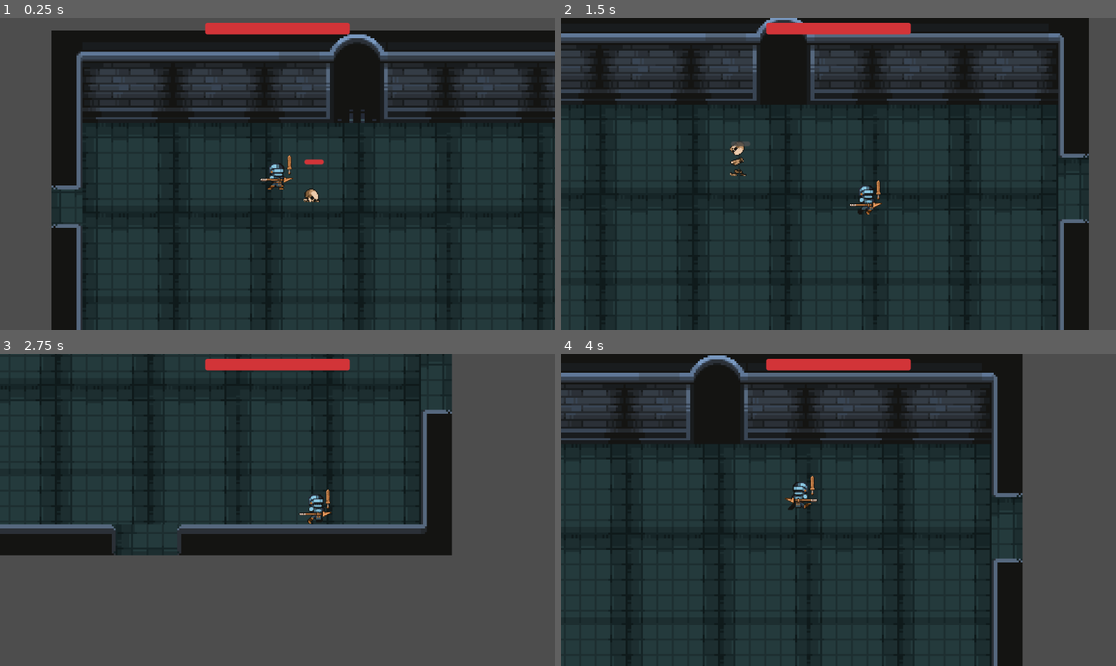
Above: before the commit, frames 1-4 (two rows, left to right).
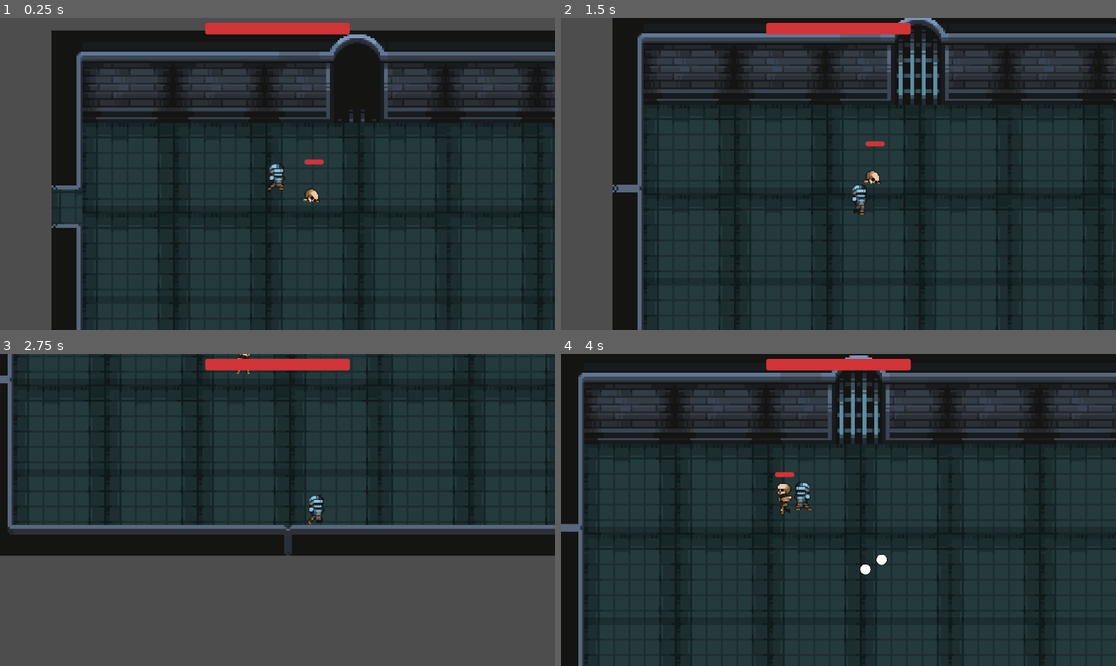
Above: after the commit, the same moments.

Repository: Robert-Riordan-UCD/GameDevJourney
Game: Godot game, scene res://debug_test_scene.tscn
Two runs of this game, one before a commit and one after it. Both use one fixed random seed, a clock stepped at 60 frames per second and the inputs below. This scene is started directly instead of the project's main scene.
Inputs (mouse positions are in pixels of both pictures, inside the frame that each line leads up to):
- Up to frame 1 (0.25 s): no input
- Up to frame 2 (1.5 s): move the mouse to (960, 158) at 0.52 s; press the mouse at (960, 158) at 0.53 s; hold D (player_right) 0.53-1.28 s; right-click (960, 158) at 0.8 s; move the mouse to (727, 189) at 1.27 s; release the mouse at (727, 189) at 1.28 s; hold S (player_down) from 1.28 s (still down); right-click (727, 189) at 1.35 s
- Up to frame 3 (2.75 s): click (166, 525) at 1.55 s; move the mouse to (333, 441) at 2.02 s; release S (player_down) at 2.03 s; hold D (player_right) from 2.03 s (still down); hold Space (player_dash) from 2.03 s (still down); right-click (333, 441) at 2.3 s
- Up to frame 4 (4 s): move the mouse to (810, 572) at 2.77 s; release D (player_right) at 2.78 s; release Space (player_dash) at 2.78 s; hold W (player_up) 2.78-3.53 s; click (810, 572) at 2.85 s; move the mouse to (1005, 556) at 3.52 s; hold A (player_left) from 3.53 s (still down); hold Right mouse button (player_pickup, bound only after the com… from 3.53 s (still down)

The runs differ from the first frame. In frame 1, less than 0.1% of the frame differs, in the area x 46-53%, y 43-53%; in frame 2, 32%; in frame 3, 19%; in frame 4, 34%, in the area x 0-100%, y 0-100%.
Error after the commit: Parse Error: Class "Weapon" hides a global script class. (res://Player/Weapons/weapon.gd:1)

Commit message:
Weapons are dropped at random when a player beats a room and the player can pick them up

Diff:
--- a/Rougelike_Bullethell_Dungeon_Crawler/Player/Weapons/Weapon.gd
+++ b/Rougelike_Bullethell_Dungeon_Crawler/Player/Weapons/Weapon.gd
@@ -1,15 +1,23 @@
 class_name Weapon
-extends Sprite2D
+extends Node2D
 
 @export var flipped:bool = false: set = _set_flipped
+@export var held:bool = false
 
 @onready var attacking:bool = false
-@onready var hit_box: HitBox = $HitBox
-@onready var collision_shape_2d: CollisionShape2D = $HitBox/CollisionShape2D
+@onready var hit_box:HitBox = $Sprite2D/HitBox
+@onready var collision_shape_2d: CollisionShape2D = $Sprite2D/HitBox/CollisionShape2D
+@onready var pickup_area:Area2D = $Sprite2D/HitBox/PickupArea
+@onready var sprite2d:Sprite2D = $Sprite2D
 
 func _input(event: InputEvent) -> void:
-	if event.is_action_pressed("player_main_hand"):
+	if held and event.is_action_pressed("player_main_hand"):
 		attack()
+
+	if event.is_action_pressed("player_pickup") and not held:
+		for body in pickup_area.get_overlapping_bodies():
+			if body is Player:
+				body.pickup(self)
 
 func attack() -> void:
 	if attacking: return
@@ -22,14 +30,28 @@
 func play_attack() -> void:
 	var tween:Tween = create_tween()
 	if flipped:
-		tween.tween_property(self, "rotation_degrees", -180, 0.2).set_ease(Tween.EASE_IN_OUT).set_trans(Tween.TRANS_QUAD)
-		tween.tween_property(self, "rotation_degrees", 0, 0.2).set_ease(Tween.EASE_IN_OUT).set_trans(Tween.TRANS_QUAD)
+		tween.tween_property(sprite2d, "rotation_degrees", -180, 0.2).set_ease(Tween.EASE_IN_OUT).set_trans(Tween.TRANS_QUAD)
+		tween.tween_property(sprite2d, "rotation_degrees", 0, 0.2).set_ease(Tween.EASE_IN_OUT).set_trans(Tween.TRANS_QUAD)
 	else:
-		tween.tween_property(self, "rotation_degrees", 180, 0.2).set_ease(Tween.EASE_IN_OUT).set_trans(Tween.TRANS_QUAD)
-		tween.tween_property(self, "rotation_degrees", 0, 0.2).set_ease(Tween.EASE_IN_OUT).set_trans(Tween.TRANS_QUAD)
+		tween.tween_property(sprite2d, "rotation_degrees", 180, 0.2).set_ease(Tween.EASE_IN_OUT).set_trans(Tween.TRANS_QUAD)
+		tween.tween_property(sprite2d, "rotation_degrees", 0, 0.2).set_ease(Tween.EASE_IN_OUT).set_trans(Tween.TRANS_QUAD)
 	await tween.finished
 
+func pickup(new_parent:Node) -> void:
+	if held: return
+	if get_parent(): get_parent().remove_child(self)
+	new_parent.add_child(self)
+	transform.origin = Vector2.ZERO
+	scale /= 2
+	held = true
+
+func drop() -> void:
+	if not held: return
+	queue_free()
+	#scale *= 2
+	#held = false
+
 func _set_flipped(f:bool) -> void:
-	position.x = -abs(position.x) if f else abs(position.x)
-	flip_h = f
+	sprite2d.position.x = -abs(sprite2d.position.x) if f else abs(sprite2d.position.x)
+	sprite2d.flip_h = f
 	flipped = f
--- a/Rougelike_Bullethell_Dungeon_Crawler/Player/Weapons/spear.gd
+++ b/Rougelike_Bullethell_Dungeon_Crawler/Player/Weapons/spear.gd
@@ -4,16 +4,16 @@
 
 func play_attack() -> void:
 	var tween:Tween = create_tween()
-	var y:float = position.y
+	var x_start:float = position.x
 	if flipped:
-		tween.tween_property(self, "position", Vector2(-stab_distance, y), 0.2).set_ease(Tween.EASE_IN_OUT).set_trans(Tween.TRANS_QUAD)
-		tween.tween_property(self, "position", Vector2(0, y), 0.2).set_ease(Tween.EASE_IN_OUT).set_trans(Tween.TRANS_QUAD)
+		tween.tween_property(sprite2d, "position:x", x_start-stab_distance, 0.2).set_ease(Tween.EASE_IN_OUT).set_trans(Tween.TRANS_QUAD)
+		tween.tween_property(sprite2d, "position:x", x_start, 0.2).set_ease(Tween.EASE_IN_OUT).set_trans(Tween.TRANS_QUAD)
 	else:
-		tween.tween_property(self, "position", Vector2(stab_distance, y), 0.2).set_ease(Tween.EASE_IN).set_trans(Tween.TRANS_EXPO)
-		tween.tween_property(self, "position", Vector2(0, y), 0.2).set_ease(Tween.EASE_IN_OUT).set_trans(Tween.TRANS_QUAD)
+		tween.tween_property(sprite2d, "position:x", x_start+stab_distance, 0.2).set_ease(Tween.EASE_IN).set_trans(Tween.TRANS_EXPO)
+		tween.tween_property(sprite2d, "position:x", x_start, 0.2).set_ease(Tween.EASE_IN_OUT).set_trans(Tween.TRANS_QUAD)
 	await tween.finished
 
 func _set_flipped(f:bool) -> void:
-	position.x = -abs(position.x) if f else abs(position.x)
-	flip_v = f
+	if sprite2d:
+		sprite2d.flip_v = f
 	flipped = f
--- a/Rougelike_Bullethell_Dungeon_Crawler/Player/Weapons/spear.tscn
+++ b/Rougelike_Bullethell_Dungeon_Crawler/Player/Weapons/spear.tscn
@@ -4,18 +4,20 @@
 [ext_resource type="Script" path="res://Player/Weapons/spear.gd" id="2_vex7l"]
 
 [node name="Spear" instance=ExtResource("1_fslj8")]
-position = Vector2(0, 6)
+scale = Vector2(2, 2)
+script = ExtResource("2_vex7l")
+stab_distance = 75.0
+
+[node name="Sprite2D" parent="." index="0"]
+position = Vector2(0, 8)
 rotation = 1.5708
-scale = Vector2(0.75, 0.75)
 offset = Vector2(0, 0)
-flip_h = true
 region_rect = Rect2(64, 0, 16, 48)
-script = ExtResource("2_vex7l")
-stab_distance = 50.0
 
-[node name="HitBox" parent="." index="0"]
+[node name="HitBox" parent="Sprite2D" index="0"]
+position = Vector2(1.04907e-06, 24)
 damage = 8.0
 crit_damage = 12.0
 
-[node name="CollisionShape2D" parent="HitBox" index="0"]
-position = Vector2(0, 0)
+[node name="CollisionShape2D" parent="Sprite2D/HitBox" index="0"]
+position = Vector2(-0.500002, -40)
--- a/Rougelike_Bullethell_Dungeon_Crawler/Player/Weapons/sword.tscn
+++ b/Rougelike_Bullethell_Dungeon_Crawler/Player/Weapons/sword.tscn
@@ -3,3 +3,7 @@
 [ext_resource type="PackedScene" uid="uid://3py6rnhkb2e7" path="res://Player/Weapons/weapon.tscn" id="1_8ec5k"]
 
 [node name="Sword" instance=ExtResource("1_8ec5k")]
+scale = Vector2(1.5, 1.5)
+
+[node name="Sprite2D" parent="." index="0"]
+position = Vector2(21.3333, 0)
--- a/Rougelike_Bullethell_Dungeon_Crawler/Player/Weapons/weapon.tscn
+++ b/Rougelike_Bullethell_Dungeon_Crawler/Player/Weapons/weapon.tscn
@@ -1,27 +1,39 @@
-[gd_scene load_steps=5 format=3 uid="uid://3py6rnhkb2e7"]
+[gd_scene load_steps=6 format=3 uid="uid://3py6rnhkb2e7"]
 
+[ext_resource type="Script" path="res://Player/Weapons/weapon.gd" id="1_ifc0f"]
 [ext_resource type="Texture2D" uid="uid://b3fnrewu0rl3l" path="res://Player/Sprites/WoodenWeapons.png" id="1_nc15d"]
-[ext_resource type="Script" path="res://Player/Weapons/Weapon.gd" id="2_8o7df"]
 [ext_resource type="Script" path="res://Utilites/Hitbox.gd" id="3_2h8ay"]
 
 [sub_resource type="CapsuleShape2D" id="CapsuleShape2D_1qg7j"]
-height = 46.0
+height = 35.0
 
-[node name="Weapon" type="Sprite2D"]
+[sub_resource type="CircleShape2D" id="CircleShape2D_ujcp6"]
+radius = 72.5155
+
+[node name="Weapon" type="Node2D"]
+script = ExtResource("1_ifc0f")
+
+[node name="Sprite2D" type="Sprite2D" parent="."]
 texture_filter = 1
 position = Vector2(12.5, 1.5)
-scale = Vector2(0.5, 0.5)
 texture = ExtResource("1_nc15d")
 offset = Vector2(0, -24)
 region_enabled = true
 region_rect = Rect2(0, 0, 16, 48)
-script = ExtResource("2_8o7df")
 
-[node name="HitBox" type="Area2D" parent="."]
+[node name="HitBox" type="Area2D" parent="Sprite2D"]
 script = ExtResource("3_2h8ay")
 team = "player"
 
-[node name="CollisionShape2D" type="CollisionShape2D" parent="HitBox"]
+[node name="CollisionShape2D" type="CollisionShape2D" parent="Sprite2D/HitBox"]
 position = Vector2(0, -24)
 shape = SubResource("CapsuleShape2D_1qg7j")
 disabled = true
+
+[node name="PickupArea" type="Area2D" parent="Sprite2D/HitBox"]
+collision_layer = 0
+collision_mask = 4
+
+[node name="CollisionShape2D" type="CollisionShape2D" parent="Sprite2D/HitBox/PickupArea"]
+position = Vector2(-0.5, -23.5)
+shape = SubResource("CircleShape2D_ujcp6")
--- a/Rougelike_Bullethell_Dungeon_Crawler/Player/player.gd
+++ b/Rougelike_Bullethell_Dungeon_Crawler/Player/player.gd
@@ -7,10 +7,15 @@
 
 var dying:bool = false
 var movement_blocked:bool = false
+var main_hand_weapon:Weapon = null
 
 @onready var animated_sprite_2d = $AnimatedSprite2D
-@onready var main_hand_weapon:Weapon = $MainHand.get_child(0)
+@onready var main_hand: Node2D = $MainHand
 @onready var health:Health = $Health
+const SWORD = preload("res://Player/Weapons/sword.tscn")
+
+func _ready() -> void:
+	pickup(SWORD.instantiate())
 
 func _physics_process(_delta):
 	if dying or movement_blocked: return
@@ -21,13 +26,22 @@
 	move_and_slide()
 
 	if speed_left:
-		main_hand_weapon.flipped = speed_left < 0
+		if main_hand_weapon: main_hand_weapon.flipped = speed_left < 0
 		animated_sprite_2d.flip_h = speed_left < 0
 
 	if velocity:
 		animated_sprite_2d.play("run")
 	else:
 		animated_sprite_2d.play("default")
+
+func pickup(item) -> void:
+	if item is Weapon:
+		if main_hand_weapon:
+			main_hand.remove_child(main_hand_weapon)
+			main_hand_weapon.drop()
+
+		item.pickup(main_hand)
+		main_hand_weapon = item
 
 func _on_health_damaged() -> void:
 	health_changed.emit(health.current_health, health.max_health)
--- a/Rougelike_Bullethell_Dungeon_Crawler/Player/player.tscn
+++ b/Rougelike_Bullethell_Dungeon_Crawler/Player/player.tscn
@@ -6,8 +6,6 @@
 [ext_resource type="Texture2D" uid="uid://f0d43pon7wdm" path="res://Player/Sprites/Idle-Sheet.png" id="3_1n3uv"]
 [ext_resource type="Texture2D" uid="uid://8le5xfl6i25m" path="res://Player/Sprites/Run-Sheet.png" id="3_ruvus"]
 [ext_resource type="Script" path="res://Utilites/Hurtbox.gd" id="5_45ajp"]
-[ext_resource type="PackedScene" uid="uid://0bjnvnhmkoie" path="res://Player/Weapons/sword.tscn" id="6_dg6ai"]
-[ext_resource type="PackedScene" uid="uid://dte6b6j0jmixn" path="res://Player/Weapons/spear.tscn" id="6_ef050"]
 [ext_resource type="Script" path="res://Utilites/Health/health.gd" id="6_lue20"]
 [ext_resource type="Script" path="res://Player/Dash.gd" id="8_lv11x"]
 [ext_resource type="PackedScene" uid="uid://pvsuvpa1bj8f" path="res://Utilites/Health/health_bar.tscn" id="9_vqcyb"]
@@ -204,10 +202,6 @@
 
 [node name="MainHand" type="Node2D" parent="."]
 
-[node name="Spear" parent="MainHand" instance=ExtResource("6_ef050")]
-
-[node name="Sword" parent="MainHand" instance=ExtResource("6_dg6ai")]
-
 [node name="CollisionShape2D" type="CollisionShape2D" parent="."]
 visible = false
 position = Vector2(0, 3)
--- a/Rougelike_Bullethell_Dungeon_Crawler/World/Rooms/room.gd
+++ b/Rougelike_Bullethell_Dungeon_Crawler/World/Rooms/room.gd
@@ -3,6 +3,7 @@
 
 @export var num_enemies:int = 4
 @export var level:int = 1
+@export_range(0, 1) var item_drop_chance:float = 0.2
 
 var room_defeated:bool = false
 var exit = null
@@ -19,8 +20,10 @@
 @onready var spawn_area:SpawnArea = $SpawnArea
 @onready var doors: Node2D = $Doors
 @onready var walls: StaticBody2D = $Walls
+@onready var items:Array[PackedScene] = [preload("res://Player/Weapons/sword.tscn"), preload("res://Player/Weapons/spear.tscn")]
 
 func _ready() -> void:
+	randomize()
 	for i in range(num_enemies):
 		spawn_new_enemy()
 
@@ -71,6 +74,8 @@
 	num_enemies -= 1
 	if num_enemies <= 0:
 		unlock()
+		if randf() < item_drop_chance:
+			spawn_random_item()
 
 func unlock() -> void:
 	room_defeated = true
@@ -80,6 +85,11 @@
 		exit.unlock()
 	get_tree().call_group("bullet", "early_despawn")
 
+func spawn_random_item() -> void:
+	var item = items.pick_random().instantiate()
+	item.global_position = global_position + spawn_area.get_random_point()
+	get_tree().root.add_child(item)
+
 func _on_player_dection_body_entered(_body: Node2D) -> void:
 	if not room_defeated:
 		activate()
--- a/Rougelike_Bullethell_Dungeon_Crawler/project.godot
+++ b/Rougelike_Bullethell_Dungeon_Crawler/project.godot
@@ -56,6 +56,12 @@
 , Object(InputEventJoypadButton,"resource_local_to_scene":false,"resource_name":"","device":-1,"button_index":14,"pressure":0.0,"pressed":true,"script":null)
 ]
 }
+player_pickup={
+"deadzone": 0.5,
+"events": [Object(InputEventMouseButton,"resource_local_to_scene":false,"resource_name":"","device":-1,"window_id":0,"alt_pressed":false,"shift_pressed":false,"ctrl_pressed":false,"meta_pressed":false,"button_mask":2,"position":Vector2(136, 15),"global_position":Vector2(140, 56),"factor":1.0,"button_index":2,"canceled":false,"pressed":true,"double_click":false,"script":null)
+, Object(InputEventJoypadButton,"resource_local_to_scene":false,"resource_name":"","device":-1,"button_index":3,"pressure":0.0,"pressed":true,"script":null)
+]
+}
 player_main_hand={
 "deadzone": 0.5,
 "events": [Object(InputEventMouseButton,"resource_local_to_scene":false,"resource_name":"","device":-1,"window_id":0,"a …(258 unchanged characters)…
Not shown: 1 places in Rougelike_Bullethell_Dungeon_Crawler/Player/player.tscn that only renumber resources
